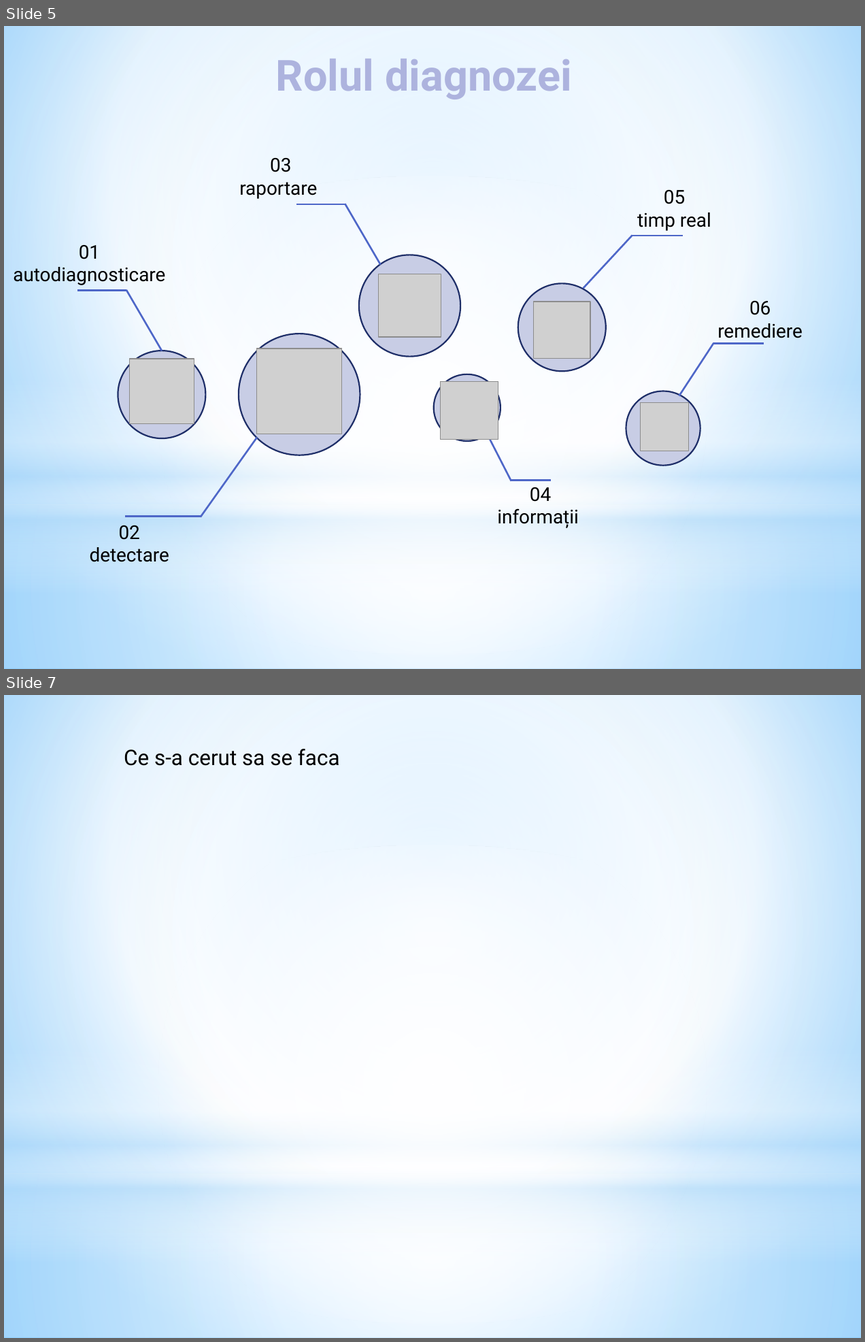
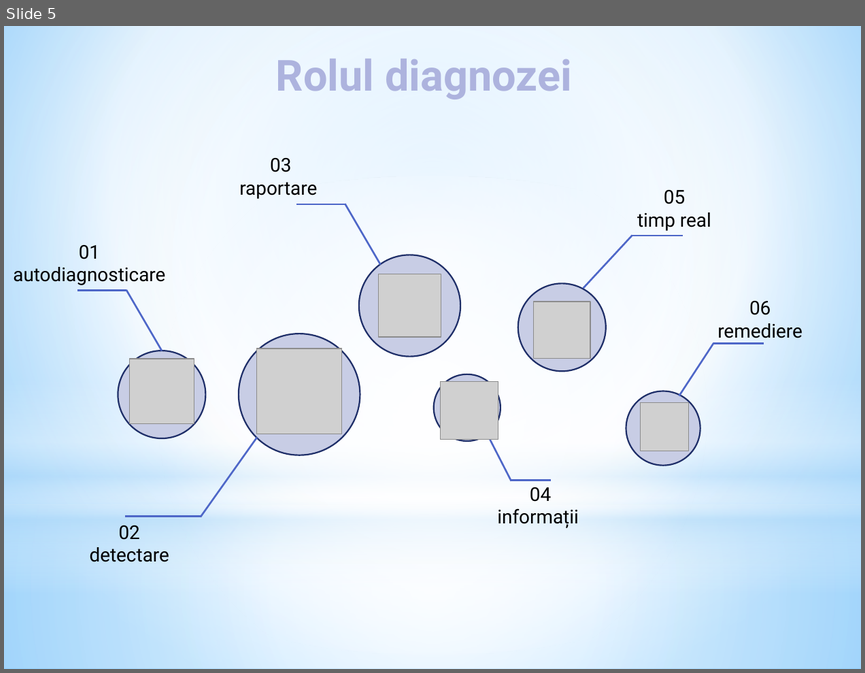
Before and after one commit to MihaiBadescu/Licenta, a slide deck: Licenta.pptx. Shown one above the other, each under a label of ours: slides 5 and 7 before the commit, slide 5 after it; the slides between them are not shown. The pictures are 865x1342 and 865x673 pixels, drawn with LibreOffice and Linux fonts; fonts in the diff are those of the drawing; grey boxes stand for pictures. Boxes give left, top, right and bottom in pixels: in the first picture for what was removed or moved away, otherwise in the second. Text is boxed around its words. In the diff, an @@ line names an element or a change of style, - is before the commit and + after.

```diff
--- a/Licenta.pptx
+++ b/Licenta.pptx
@@ slide 7 removed at box(4, 695, 861, 1338), background gradient #9ED5FF to #FFFFFF to #5BB9FF; not listed: 4 template elements that a slide beside it also shows @@
@@ text removed at box(124, 749, 340, 766) @@
-Ce s-a cerut sa se faca
```
Also in this commit, not shown: 2 slides changed, 5 slides added, 4 other slides removed.
